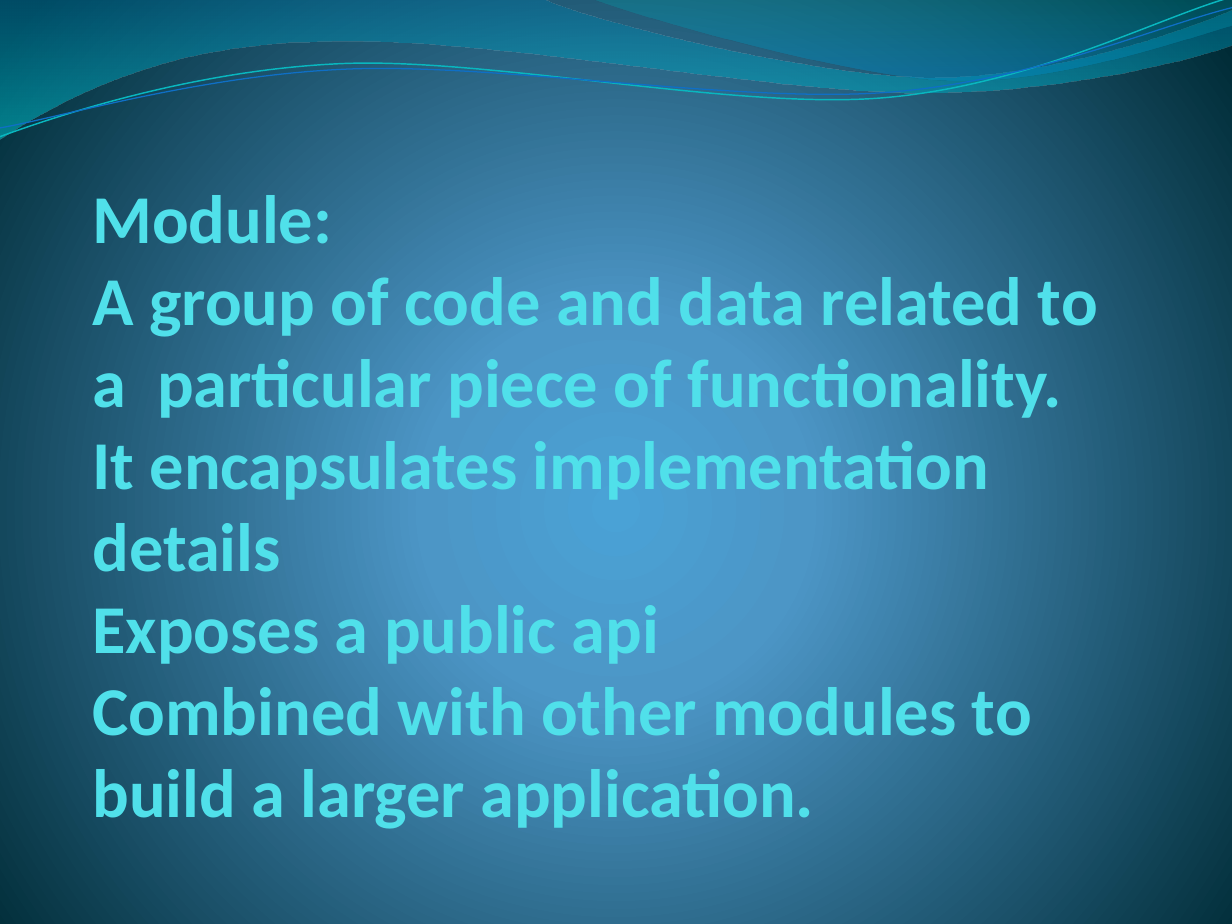
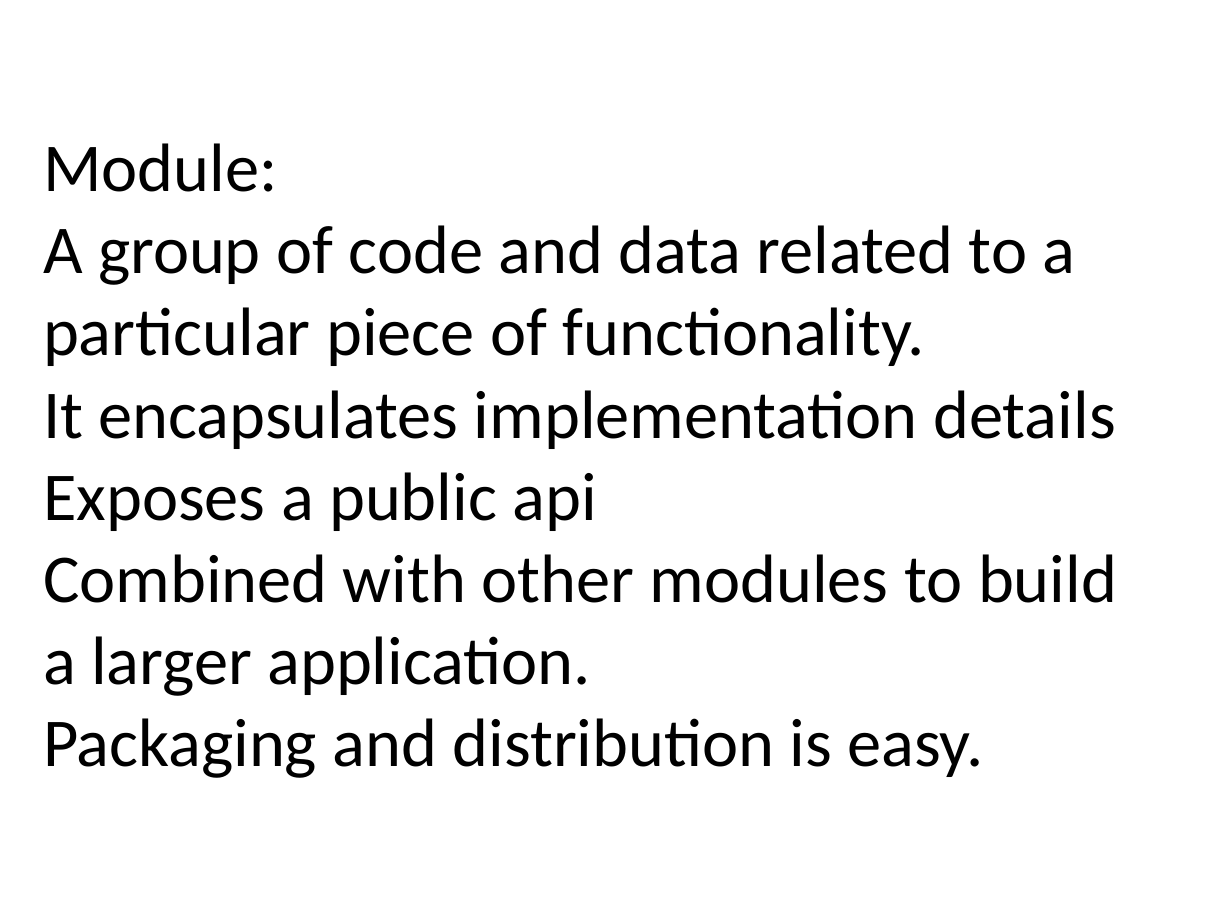
Before and after one commit to anbarasupr/js, a slide deck: slide 1 of readme.pptx (slide 2 before the commit). Drawn at 1232x924 pixels with LibreOffice and Linux fonts; fonts in the diff are those of the drawing. Boxes give left, top, right and bottom in pixels: in the first picture for what was removed or moved away, otherwise in the second. Text is boxed around its words. In the diff, an @@ line names an element or a change of style, - is before the commit and + after.

```diff
--- a/readme.pptx
+++ b/readme.pptx
@@ background gradient #4AA0D6 to #4C98C7 to #002C38 to #FFFFFF @@
@@ freeform shape removed at <box>0,0,1232,139</box> @@
@@ freeform shape removed at <box>0,0,1232,144</box> @@
@@ freeform shape removed at <box>0,8,1232,137</box> @@
@@ freeform shape removed at <box>590,0,1232,85</box> @@
@@ title "Module: A group of code ..." at <box>43,143,1117,778</box>: vertical alignment bottom to middle @@
@@ title at <box>43,143,1117,778</box>: text changed; text colour #51E0EA to #000000; bold off @@
-Module:
-A group of code and data related to a particular piece of functionality.
-It encapsulates implementation details
-Exposes a public api
-Combined with other modules to build a larger application.
+Module:
+A group of code and data related to a particular piece of functionality.
+It encapsulates implementation details
+Exposes a public api
+Combined with other modules to build a larger application.
+Packaging and distribution is easy.
```
Also in this commit, not shown: 1 other slide changed, 3 slides removed, 1 other file.
